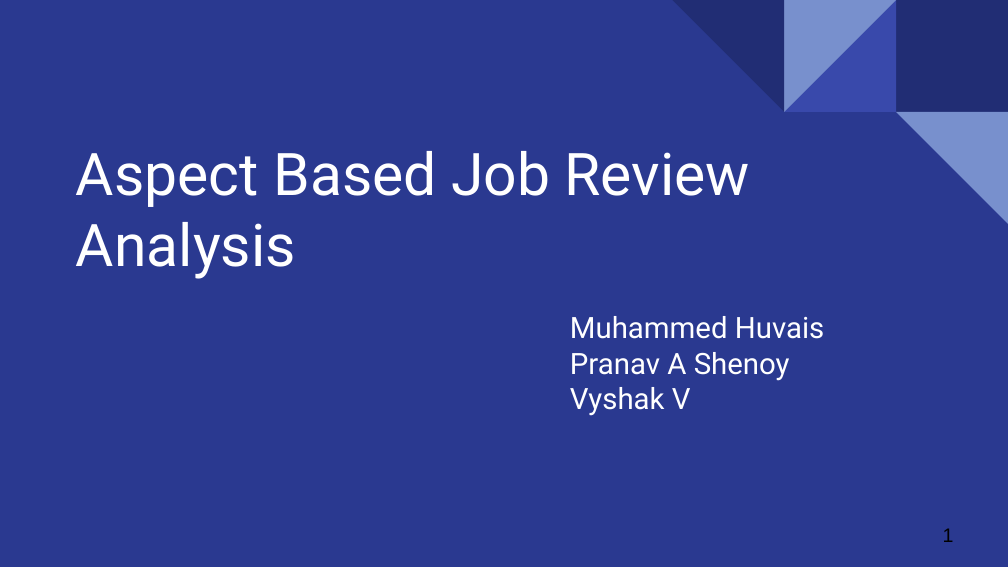
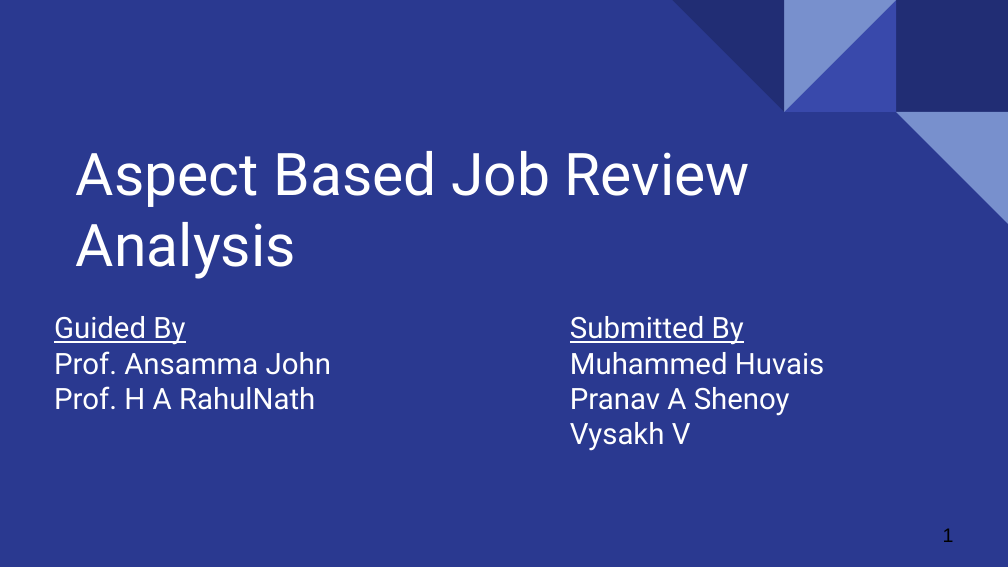
Before and after one commit to pranavshenoy/job_analysis, a slide deck: slide 1 of Presentation/final_presentation.pptx. Drawn at 1008x567 pixels with LibreOffice and Linux fonts; fonts in the diff are those of the drawing. Boxes give left, top, right and bottom in pixels: in the first picture for what was removed or moved away, otherwise in the second. Text is boxed around its words. In the diff, an @@ line names an element or a change of style, - is before the commit and + after.

```diff
--- a/Presentation/final_presentation.pptx
+++ b/Presentation/final_presentation.pptx
@@ subtitle added at bbox=[54, 316, 331, 410], 21 pt, text #FFFFFF @@
+Guided By
+Prof. Ansamma John
+Prof. H A RahulNath
@@ subtitle at bbox=[570, 316, 744, 345]: paragraph added @@
+Submitted By
@@ subtitle at bbox=[570, 422, 691, 451]: text changed @@
-Vyshak V
+Vysakh V
```
Also in this commit, not shown: 1 other slide changed, 1 slide added, 59 other files.
